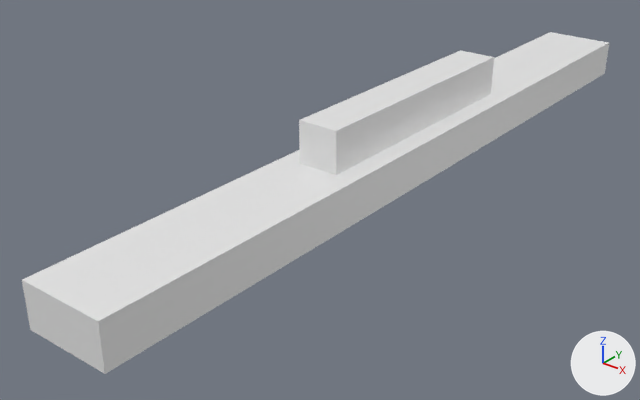
The FBX model Unity/WatcherUnity/Assets/Blender Objects/LightCeiling.fbx as it was, and as the next commit left it.
Rendered twice from a 50 mm camera at (-0.109, -1.628, 4.819) aimed at (-1.31, -0.126, 3.889). Lighting does not change. The marker at lower right points along +X, +Y and +Z. Where no turn or scale is listed for an object, it has been applied to the vertices.

Objects in the first picture: 'Light'.
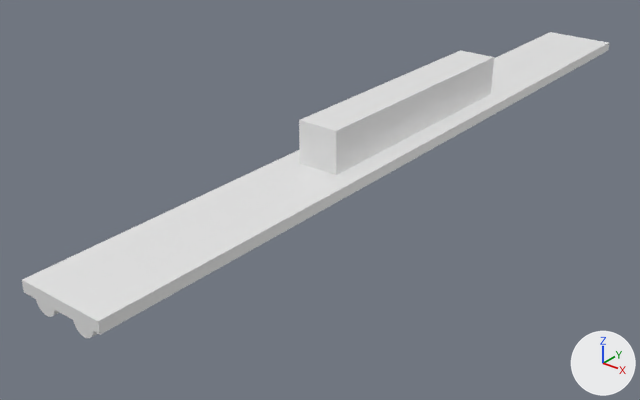
The change, as a list of edits to the scene's bpy script:
```text
Change me_cube:
    used by ob_light; location = (-1.201, 0.061, 4.0)
    remove me_cube.from_pydata(...)  # 188 vertices, 126 faces; spans x -0.1..0.1, y -1.0..1.0, z -0.05..0.15
    add me_cube.from_pydata(...)  # 160 vertices, 93 faces; spans x -0.1..0.1, y -1.0..1.0, z 0.0..0.15
    me_cube part 1
    92 vertices are removed from x -0.1..0.1, y -1.0..1.0, z -0.05..0.01
    77 faces are deleted
    12 vertices in x -0.07..0.06, y -0.99..1.0, z -0.01..0.01 move by (0.01, 0.0, 0.01)
    8 vertices in x -0.07..0.05, y -0.99..1.0, z -0.02..0.01 move by (0.02, 0.0, 0.02)
    8 vertices in x -0.06..0.07, y -0.99..1.0, z 0.0..0.01 move by (-0.01, 0.0, 0.0)
    8 vertices in x -0.06..0.07, y -0.99..1.0, z -0.01..0.01 move by (-0.01, 0.0, 0.01)
    4 vertices in x -0.03..0.07, y -0.99..1.0, z -0.01 move by (-0.02, 0.0, 0.01)
    4 vertices in x -0.08..0.02, y -0.99..1.0, z -0.01 move by (0.02, 0.0, 0.01)
    12 vertices move from x -0.07..0.07, y -0.99..1.0, z 0.0..0.01 to x -0.08..0.07, y -0.99..1.0, z 0.0..0.02
    64 vertices are added at x -0.07..0.07, y -0.99..1.0, z 0.0..0.05
    44 new faces join them, mat_lightemissive (white #e7e7e7)
    remove me_cube.materials.append(mat_lighttransparent)  # white #e7e7e7
```

Changed parts and their boxes (x1, y1, x2, y2) in the pictures (640 x 400 px):
'Light', reshaped (10% shorter): before (22, 32, 609, 374); after (22, 32, 609, 338)
part 1 of me_cube, cut back: before (24, 51, 608, 374); after (36, 300, 97, 338)
